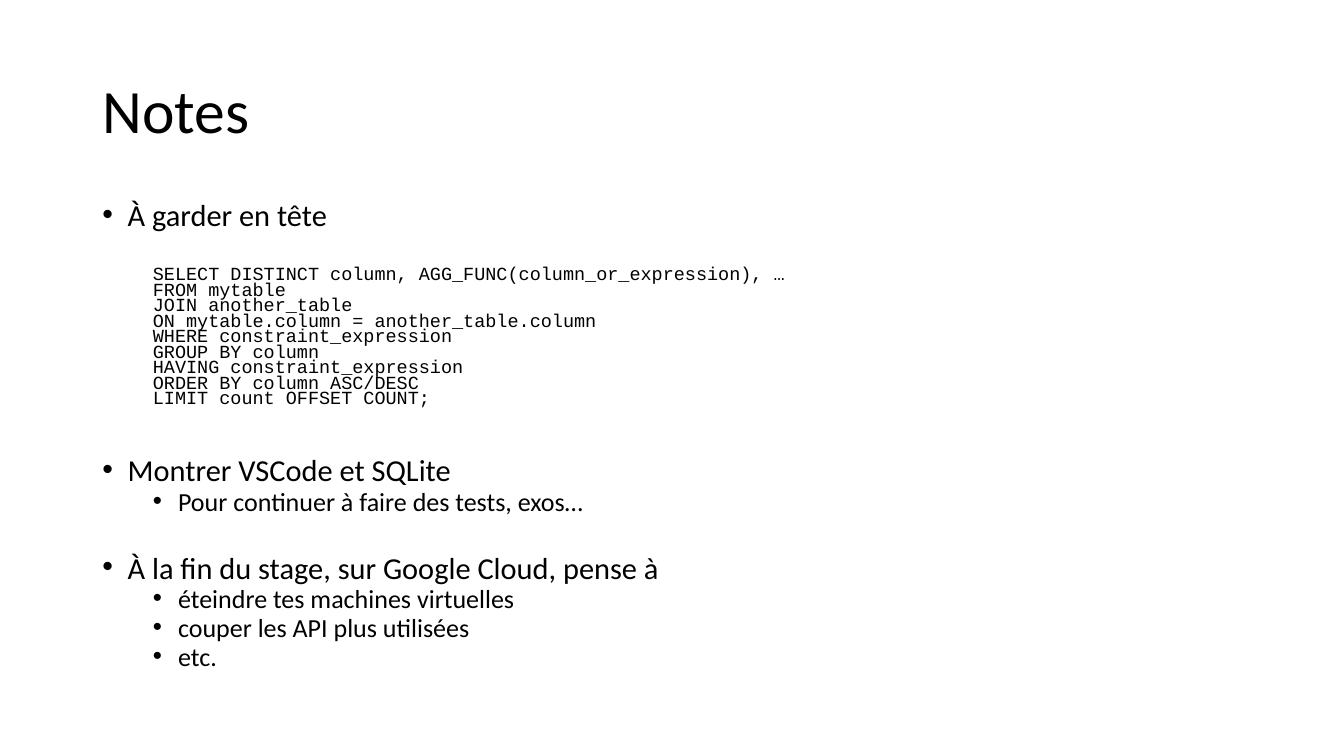
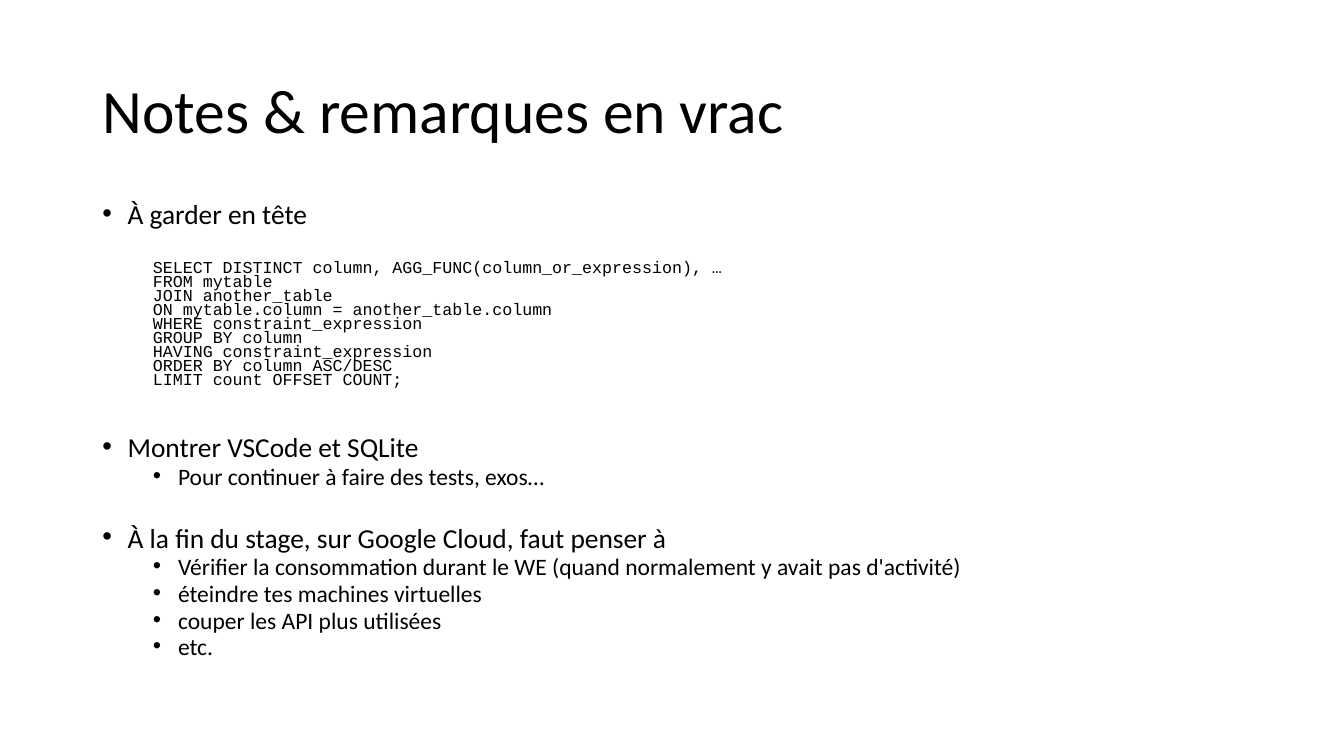
Before and after one commit to 40tude/Data_Essentials_Stage_Oct_2023, a slide deck: slide 26 of 00_notes_de_stage.pptx (slide 25 before the commit). Drawn at 1344x756 pixels with LibreOffice and Linux fonts; fonts in the diff are those of the drawing. Boxes give left, top, right and bottom in pixels: in the first picture for what was removed or moved away, otherwise in the second. Text is boxed around its words. In the diff, an @@ line names an element or a change of style, - is before the commit and + after.

Commit message:
Relecture pour Jour 2 Python Janvier

```diff
--- a/00_notes_de_stage.pptx
+++ b/00_notes_de_stage.pptx
@@ title at (102, 93, 784, 143): text changed @@
-Notes
+Notes & remarques en vrac
@@ text at (128, 202, 702, 655): size 21.7 to 19.6 pt in "À garder en tête", "Montrer VSCode et SQLite"; size 13.2 to 11.9 pt in "SELECT DISTINCT column, AGG_FUNC(column_or_expression), …", "FROM mytable", "JOIN another_table", "ON mytable.column = another_table.column" and 5 more places; size 18.6 to 16.8 pt in "Pour continuer à faire des tests, exos…", "éteindre tes machines virtuelles", "couper les API plus utilisées", "etc." @@
@@ text at (128, 525, 960, 579): text changed; size 21.7 to 16.8 pt @@
-• À la fin du stage, sur Google Cloud, pense à
+• À la fin du stage, sur Google Cloud, faut penser à
+  • Vérifier la consommation durant le WE (quand normalement y avait pas d'activité)
```
Also in this commit, not shown: 2 other slides changed, 4 slides added, 17 other files.
